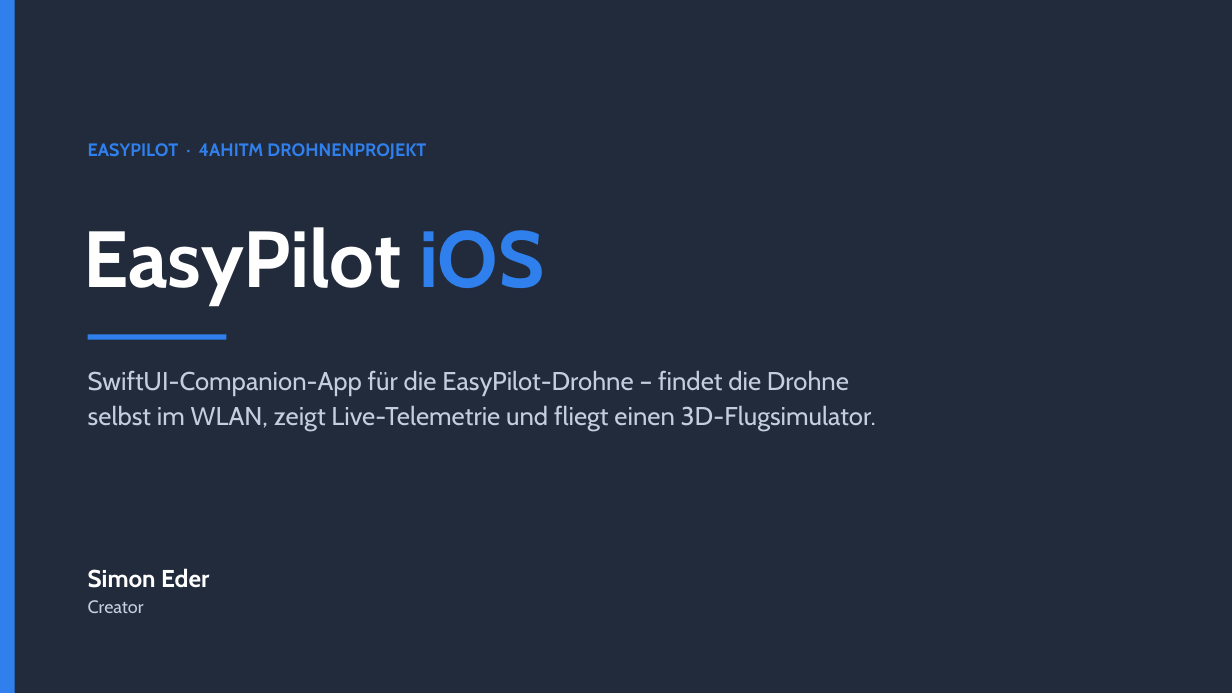
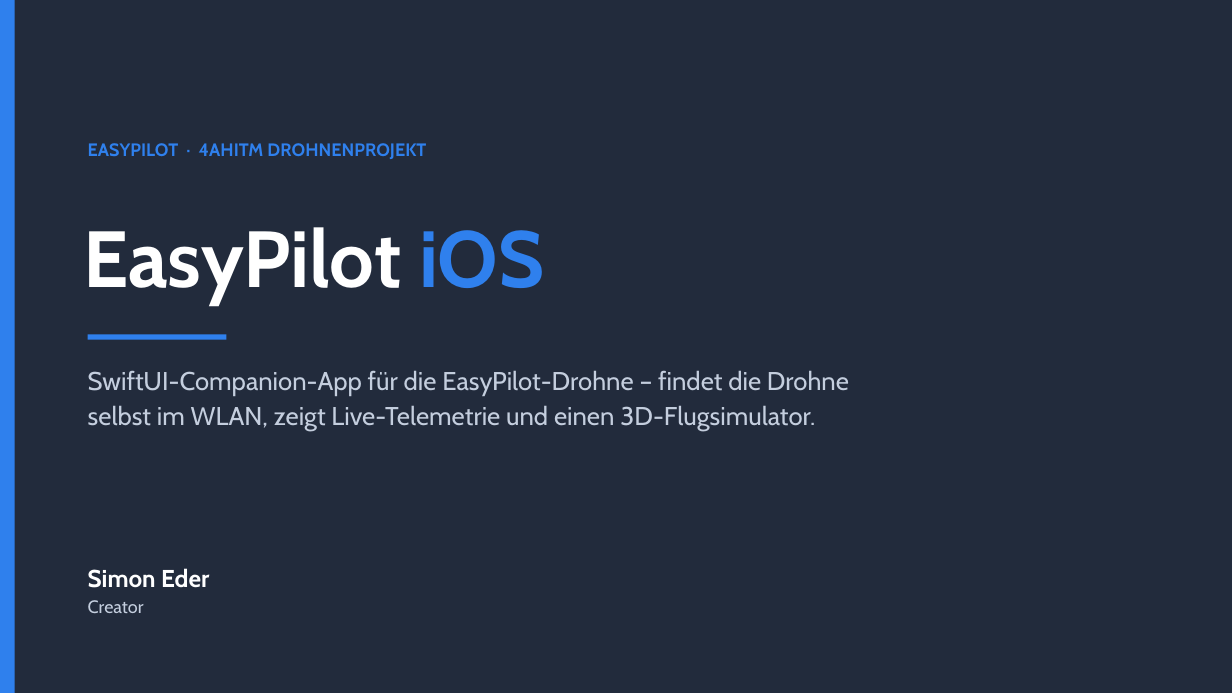
Before and after one commit to 2526-4ahitm-itp/2526-4ahitm-easypilot, a slide deck: slide 1 of docs/presentation-ios/EasyPilot-iOS.pptx. Drawn at 1232x693 pixels with LibreOffice and Linux fonts; fonts in the diff are those of the drawing. Boxes give left, top, right and bottom in pixels: in the first picture for what was removed or moved away, otherwise in the second. Text is boxed around its words. In the diff, an @@ line names an element or a change of style, - is before the commit and + after.

```diff
--- a/docs/presentation-ios/EasyPilot-iOS.pptx
+++ b/docs/presentation-ios/EasyPilot-iOS.pptx
@@ text at <box>88,405,815,431</box>: text changed @@
-selbst im WLAN, zeigt Live-Telemetrie und fliegt einen 3D-Flugsimulator.
+selbst im WLAN, zeigt Live-Telemetrie und einen 3D-Flugsimulator.
```
Also in this commit, not shown: 2 other slides changed, 5 other files.
